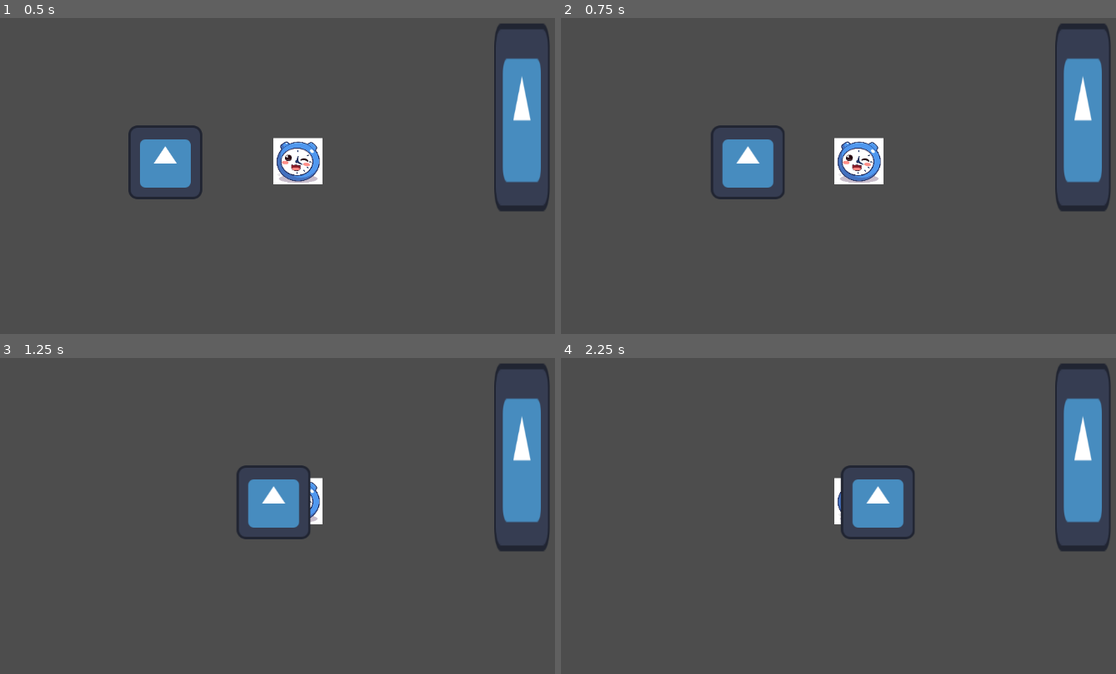
Above: before the commit, frames 1-4 (two rows, left to right).
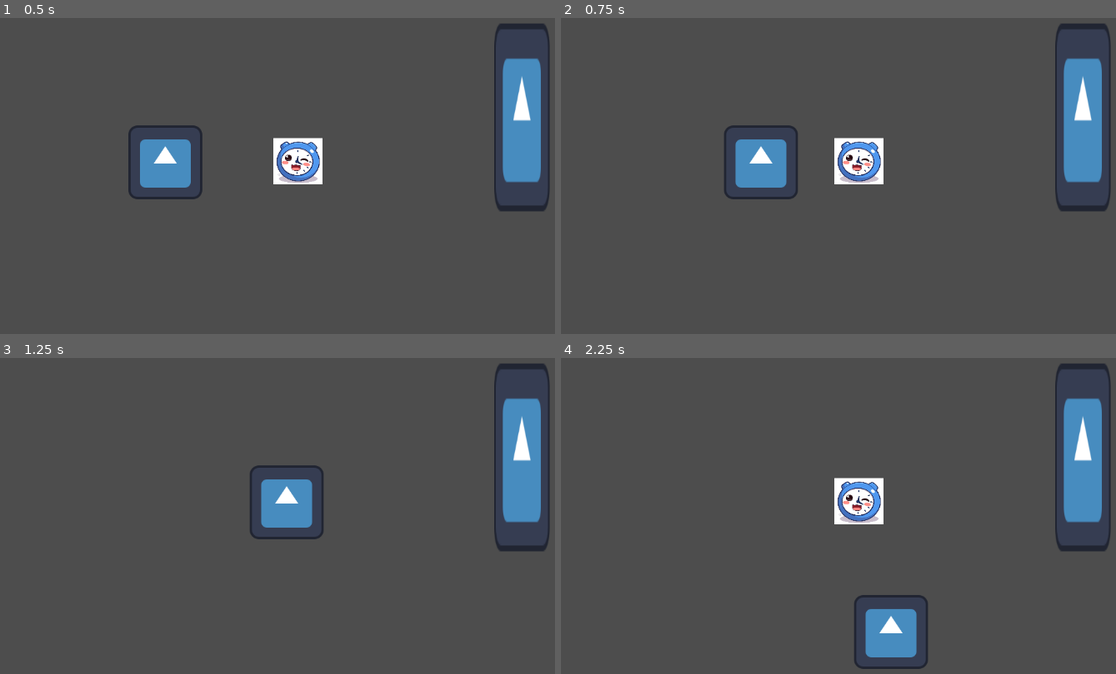
Above: after the commit, the same moments.

Repository: 7riciu/joyride
Game: Godot game, scene res://scenes/start_room.tscn
Two runs of this game, one before a commit and one after it. Both use one fixed random seed, a clock stepped at 60 frames per second and the inputs below. The engine's default icon, where the game draws it, is replaced by a stand-in: a white triangle on a blue panel in a dark square.
Inputs:
- Up to frame 1 (0.5 s): no input
- Up to frame 2 (0.75 s): tap Enter at 0.5 s; hold Right (right) from 0.53 s (still down); tap E (interact) at 0.6 s
- Up to frame 3 (1.25 s): keep holding Right (right)
- Up to frame 4 (2.25 s): release Right (right) at 1.28 s; hold Down (down, bound only after the commit) 1.28-2.03 s; tap Alt at 1.35 s; hold Right (right) from 2.03 s (still down); tap Shift at 2.1 s

Frame 1 is identical in both runs. In frame 2, 1.3% of the frame differs, in the area x 27-43%, y 33-58%; in frame 3, 1.5%; in frame 4, 3.8%, in the area x 50-67%, y 33-99%.

Commit message:
I added top-down player movement :)

Diff:
--- a/project.godot
+++ b/project.godot
@@ -43,6 +43,18 @@
 "events": [Object(InputEventKey,"resource_local_to_scene":false,"resource_name":"","device":-1,"window_id":0,"alt_press …(191 unchanged characters)…
 ]
 }
+up={
+"deadzone": 0.2,
+"events": [Object(InputEventKey,"resource_local_to_scene":false,"resource_name":"","device":-1,"window_id":0,"alt_pressed":false,"shift_pressed":false,"ctrl_pressed":false,"meta_pressed":false,"pressed":false,"keycode":0,"physical_keycode":4194320,"key_label":0,"unicode":0,"location":0,"echo":false,"script":null)
+, Object(InputEventKey,"resource_local_to_scene":false,"resource_name":"","device":-1,"window_id":0,"alt_pressed":false,"shift_pressed":false,"ctrl_pressed":false,"meta_pressed":false,"pressed":false,"keycode":0,"physical_keycode":87,"key_label":0,"unicode":119,"location":0,"echo":false,"script":null)
+]
+}
+down={
+"deadzone": 0.2,
+"events": [Object(InputEventKey,"resource_local_to_scene":false,"resource_name":"","device":-1,"window_id":0,"alt_pressed":false,"shift_pressed":false,"ctrl_pressed":false,"meta_pressed":false,"pressed":false,"keycode":0,"physical_keycode":4194322,"key_label":0,"unicode":0,"location":0,"echo":false,"script":null)
+, Object(InputEventKey,"resource_local_to_scene":false,"resource_name":"","device":-1,"window_id":0,"alt_pressed":false,"shift_pressed":false,"ctrl_pressed":false,"meta_pressed":false,"pressed":false,"keycode":0,"physical_keycode":83,"key_label":0,"unicode":115,"location":0,"echo":false,"script":null)
+]
+}
 
 [rendering]
 
--- a/scenes/door.tscn
+++ b/scenes/door.tscn
@@ -1,6 +1,6 @@
 [gd_scene load_steps=4 format=3 uid="uid://c02tseb8q0kl1"]
 
-[ext_resource type="Script" uid="uid://cw14yv1u4pery" path="res://door.gd" id="1_uvdjg"]
+[ext_resource type="Script" uid="uid://cw14yv1u4pery" path="res://scripts/door.gd" id="1_uvdjg"]
 [ext_resource type="Texture2D" uid="uid://dvcqfdy0ikfph" path="res://icon.svg" id="2_83dcw"]
 
 [sub_resource type="RectangleShape2D" id="RectangleShape2D_la1wf"]
--- /dev/null
+++ b/scenes/pedestrian.tscn
@@ -0,0 +1,11 @@
+[gd_scene format=3 uid="uid://caefp7lralxyr"]
+
+[node name="pedestrian" type="CharacterBody2D"]
+
+[node name="AnimatedSprite2D" type="AnimatedSprite2D" parent="."]
+
+[node name="CollisionShape2D" type="CollisionShape2D" parent="."]
+
+[node name="Area2D" type="Area2D" parent="."]
+
+[node name="CollisionShape2D" type="CollisionShape2D" parent="Area2D"]
--- a/scripts/player.gd
+++ b/scripts/player.gd
@@ -11,19 +11,14 @@
 
 func _physics_process(_delta: float) -> void:
 
-	var direction = Input.get_axis("left", "right")
+	var direction = Vector2(
+		Input.get_axis("left", "right"),
+		Input.get_axis("up", "down")
+	)
 
-	if direction:
-		velocity.x = move_toward(velocity.x, direction * speed, speed * acceleration)
-	else:
-		velocity.x = move_toward(velocity.x, 0, speed * deceleration)
-
-	if direction == 1:
-		player_sprite.flip_h = true
-	elif direction == -1:
-		player_sprite.flip_h = false
+	velocity = direction * speed
 
 	if movement_paused:
-		velocity.x = 0
+		velocity = Vector2(0, 0)
 
 	move_and_slide()
Binary file removed: assets/Modern tiles/Characters_free/Adam_16x16.png
Not shown, removed: assets/Modern tiles/Characters_free/Adam_16x16.png.import
Binary file removed: assets/Modern tiles/Characters_free/Adam_idle_16x16.png
Not shown, removed: assets/Modern tiles/Characters_free/Adam_idle_16x16.png.import
Binary file removed: assets/Modern tiles/Characters_free/Adam_idle_anim_16x16.png
Not shown, removed: assets/Modern tiles/Characters_free/Adam_idle_anim_16x16.png.import
Binary file removed: assets/Modern tiles/Characters_free/Adam_phone_16x16.png
Not shown, removed: assets/Modern tiles/Characters_free/Adam_phone_16x16.png.import
Binary file removed: assets/Modern tiles/Characters_free/Adam_run_16x16.png
Not shown, removed: assets/Modern tiles/Characters_free/Adam_run_16x16.png.import
Binary file removed: assets/Modern tiles/Characters_free/Adam_sit2_16x16.png
Not shown, removed: assets/Modern tiles/Characters_free/Adam_sit2_16x16.png.import
(and 123 more such lines)
